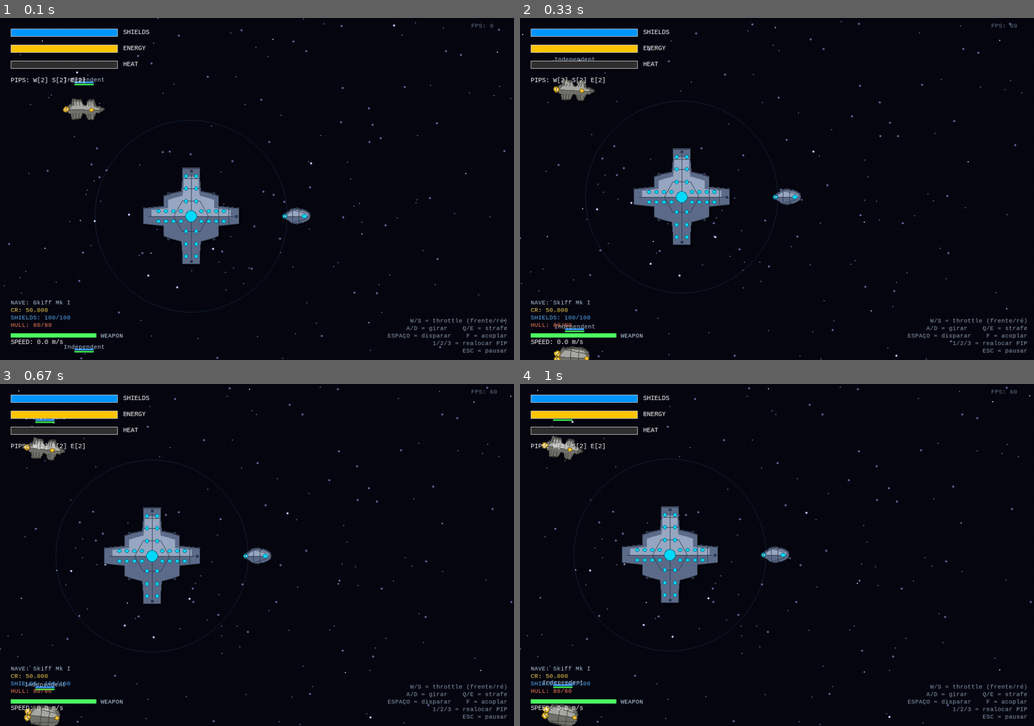
Above: before the commit, frames 1-4 (two rows, left to right).
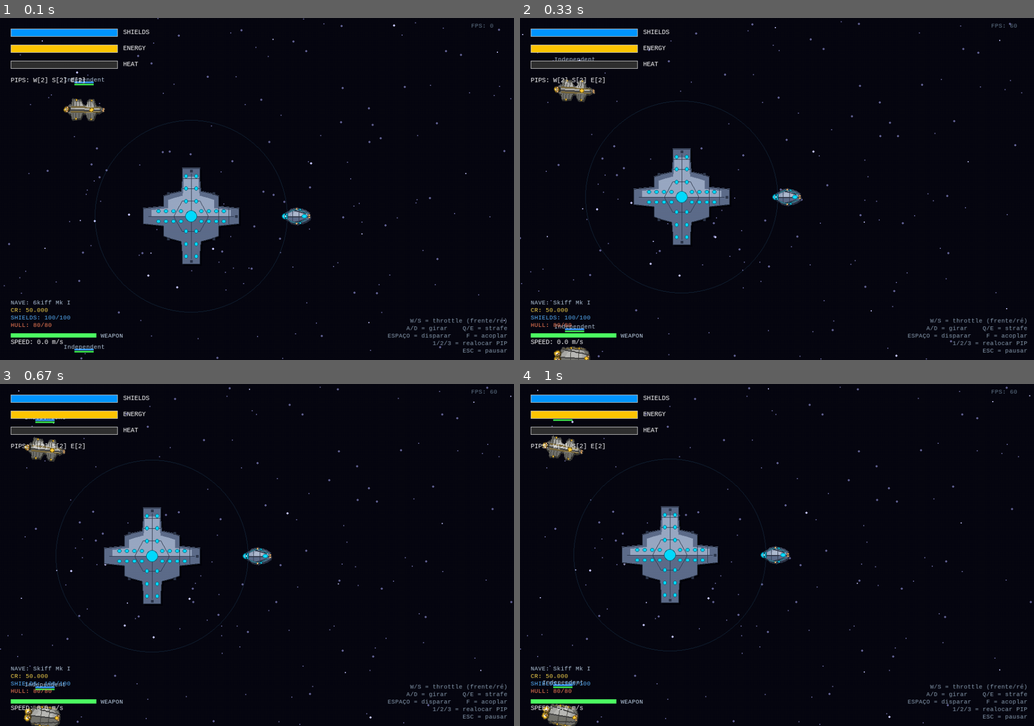
Above: after the commit, the same moments.

Repository: joekentt/Cyberpunk_Space_Game
Game: pygame game, started from main_pygame.py
Two runs of this game, one before a commit and one after it. Both use one fixed random seed, a clock stepped at 60 frames per second and the inputs below.
Inputs:
- Up to frame 1 (0.1 s): no input
- Up to frame 2 (0.33 s): no input
- Up to frame 3 (0.67 s): no input
- Up to frame 4 (1 s): no input

The runs differ from the first frame. In frame 1, 0.2% of the frame differs, in the area x 12-61%, y 23-61%; in frame 2, 0.3%; in frame 3, 0.3%; in frame 4, 0.3%, in the area x 4-53%, y 15-100%.

Commit message:
feat: detalhamento visual das naves (motores, luzes, volume)
Eleva o nível visual dos sprites mantendo as silhuetas e o ADR 002
(naves espaciais, linhas retas, saliências funcionais). Só detalhamento.

Motores com identidade:
- raio ~40% maior + glow em camadas (halo externo/médio + núcleo accent +
  centro quente quase branco)
- bocal visível: trapézio escuro apoiado no casco, abrindo para a traseira
- glow assentado na borda traseira real, com raio estritamente limitado
  para nunca cortar no canvas (validado: 0 pixels na borda em 7 perfis)

Luzes cyberpunk:
- novo campo nav_lights por perfil: pontos emissivos no casco em cor accent
  + cor quente âmbar (WARM_LIGHT), com micro-halo e brilho central
- novo campo accent_stripe: faixa fina emissiva ("tron line") pelo corpo
- panel_lines agora com bisel (sulco escuro + realce claro 1px abaixo)

Profundidade:
- sombra de volume mais marcada + sheen superior extra na faixa do topo

Determinístico por seed; canvas_size e assinatura de generate_ship_sprite
inalterados; campos novos com default seguro via profile.get(...).

Preview ANTES/DEPOIS: tests/test_visual_detailing.py

https://claude.ai/code/session_01HXLDpxuVnvStaXcwKtpf7d

Diff:
--- /dev/null
+++ b/tests/test_visual_detailing.py
@@ -0,0 +1,132 @@
+"""
+Preview ANTES/DEPOIS do detalhamento dos sprites de nave.
+
+Mostra as 4 naves do catálogo (Skiff, Wasp, Albatross, Mule) lado a lado:
+coluna ANTES (PNGs salvos em /tmp/space_rpg_sprites/before/ antes da
+refatoração) vs coluna DEPOIS (geradas ao vivo pelo SpriteGenerator atual).
+
+Foco da revisão: motores com bocal+glow, luzes de navegação, faixa emissiva,
+linhas de painel em bisel e sombreamento de volume.
+"""
+import os
+import sys
+
+sys.path.insert(0, os.path.dirname(os.path.dirname(os.path.abspath(__file__))))
+
+from PIL import Image, ImageDraw, ImageFont
+from visual_engine.sprite_generator import SpriteGenerator
+from visual_engine.palette_manager import PaletteManager
+
+BEFORE_DIR = "/tmp/space_rpg_sprites/before"
+OUT = "/tmp/space_rpg_sprites/_detailing_before_after.png"
+
+SHIPS = [
+    ("starter_skiff", "Small",  "United Humans", "Skiff Mk I"),
+    ("wasp_combat",   "Small",  "Pirates",       "Wasp"),
+    ("albatross_explorer", "Small", "Independent", "Albatross"),
+    ("mule_trader",   "Medium", "Independent",   "Mule"),
+]
+
+DISP = 4  # fator de upscale na exibição
+
+
+def _font(sz, bold=True):
+    name = "DejaVuSans-Bold.ttf" if bold else "DejaVuSans.ttf"
+    try:
+        return ImageFont.truetype(f"/usr/share/fonts/truetype/dejavu/{name}", sz)
+    except Exception:
+        return ImageFont.load_default()
+
+
+def load_before(model_id):
+    """Carrega o PNG 'antes' (salvo em 8x) e retorna no tamanho nativo."""
+    path = os.path.join(BEFORE_DIR, f"{model_id}.png")
+    if not os.path.exists(path):
+        return None
+    img = Image.open(path).convert("RGBA")
+    # foi salvo em 8x NEAREST → volta ao nativo de forma exata
+    return img.resize((img.width // 8, img.height // 8), Image.NEAREST)
+
+
+def gen_after(model_id, klass, faction):
+    pm = PaletteManager()
+    return SpriteGenerator.generate_ship_sprite(
+        klass, pm.get_palette(faction), seed=7, model_id=model_id)
+
+
+def paste_centered(canvas, sprite_native, cell_box, panel_bg):
+    """Desenha um painel e cola o sprite (upscaled) centralizado nele."""
+    x0, y0, x1, y1 = cell_box
+    cd = ImageDraw.Draw(canvas)
+    cd.rectangle(cell_box, fill=panel_bg, outline=(40, 55, 75))
+    if sprite_native is None:
+        cd.text(((x0 + x1) // 2 - 20, (y0 + y1) // 2), "—", fill=(120, 130, 150),
+                font=_font(20))
+        return
+    big = sprite_native.resize(
+        (sprite_native.width * DISP, sprite_native.height * DISP), Image.NEAREST)
+    px = x0 + ((x1 - x0) - big.width) // 2
+    py = y0 + ((y1 - y0) - big.height) // 2
+    canvas.alpha_composite(big, (px, py))
+
+
+def main():
+    os.makedirs("/tmp/space_rpg_sprites", exist_ok=True)
+
+    cell = 80 * DISP + 24          # célula quadrada (cabe o maior: Mule 80px)
+    name_col = 150
+    gap = 16
+    header_h = 90
+    col_w = cell
+    W = name_col + gap + col_w + gap + col_w + gap
+    H = header_h + len(SHIPS) * (cell + gap) + gap
+
+    canvas = Image.new("RGBA", (W, H), (10, 12, 22, 255))
+    draw = ImageDraw.Draw(canvas)
+
+    # grid de fundo
+    for gx in range(0, W, 40):
+        draw.line([(gx, 0), (gx, H)], fill=(16, 19, 30, 255), width=1)
+    for gy in range(0, H, 40):
+        draw.line([(0, gy), (W, gy)], fill=(16, 19, 30, 255), width=1)
+
+    draw.text((gap, 22), "Detalhamento de naves — ANTES / DEPOIS",
+              fill=(0, 220, 255), font=_font(26))
+    draw.text((gap, 56),
+              "motores c/ bocal+glow · luzes de navegação · tron line · bisel de painel · volume",
+              fill=(150, 170, 190), font=_font(12, bold=False))
+
+    # cabeçalhos de coluna
+    col1_x = name_col + gap
+    col2_x = col1_x + col_w + gap
+    draw.text((col1_x + col_w // 2 - 28, header_h - 24), "ANTES",
+              fill=(150, 160, 175), font=_font(16))
+    draw.text((col2_x + col_w // 2 - 32, header_h - 24), "DEPOIS",
+              fill=(80, 230, 160), font=_font(16))
+
+    name_font = _font(15)
+    fac_font = _font(11, bold=False)
+
+    for i, (model_id, klass, faction, name) in enumerate(SHIPS):
+        cy = header_h + i * (cell + gap)
+        # rótulo da nave
+        draw.text((gap, cy + cell // 2 - 16), name, fill=(220, 230, 240),
+                  font=name_font)
+        draw.text((gap, cy + cell // 2 + 4), faction, fill=(130, 150, 170),
+                  font=fac_font)
+
+        before = load_before(model_id)
+        after = gen_after(model_id, klass, faction)
+
+        paste_centered(canvas, before, (col1_x, cy, col1_x + col_w, cy + cell),
+                       (18, 20, 30, 255))
+        paste_centered(canvas, after, (col2_x, cy, col2_x + col_w, cy + cell),
+                       (18, 24, 34, 255))
+
+    canvas.convert("RGB").save(OUT)
+    print(f"Comparativo salvo em: {OUT}")
+    return OUT
+
+
+if __name__ == "__main__":
+    main()
--- a/visual_engine/sprite_generator.py
+++ b/visual_engine/sprite_generator.py
@@ -21,6 +21,10 @@
 from typing import Tuple, List, Dict
 
 RGBA = Tuple[int, int, int, int]
+
+# Cor das luzes de navegação "quentes" (strobe âmbar), usada junto da cor
+# accent da facção. Dá o segundo tom emissivo pedido sem apagar a identidade.
+WARM_LIGHT: RGBA = (255, 190, 110, 255)
 
 
 # --------------------------------------------------------------------------
@@ -75,6 +79,15 @@
             ((-0.05, 0.50), (-0.15, 0.50)),
             ((-0.05, -0.50), (-0.15, -0.50)),
         ],
+        "nav_lights": [
+            (0.70, 0.07, "warm"),     # baliza de proa
+            (0.12, 0.43, "accent"),   # luz de cintura (boreste)
+            (-0.10, 0.47, "warm"),    # ponta do radiador
+            (-0.74, 0.11, "accent"),  # luz traseira
+        ],
+        "accent_stripe": [
+            [(0.55, 0.20), (0.10, 0.40), (-0.20, 0.42), (-0.55, 0.30)],
+        ],
     },
 
     "wasp_combat": {
@@ -141,6 +154,15 @@
             # Paineis nos pods
             ((0.40, 0.48), (0.0, 0.48)),
             ((-0.30, 0.48), (-0.55, 0.48)),
+        ],
+        "nav_lights": [
+            (0.95, 0.07, "warm"),     # base do canhão spinal
+            (0.18, 0.47, "accent"),   # torre do pod frontal
+            (-0.46, 0.49, "accent"),  # torre do pod traseiro
+            (-0.84, 0.15, "warm"),    # baia de motores
+        ],
+        "accent_stripe": [
+            [(0.55, 0.16), (-0.05, 0.16), (-0.30, 0.16), (-0.62, 0.16)],
         ],
     },
 
@@ -195,6 +217,15 @@
             # Linha frontal do array de sensores
             ((0.78, 0.16), (0.78, -0.16)),
         ],
+        "nav_lights": [
+            (0.95, 0.05, "warm"),     # ponta do array de sensores
+            (0.35, 0.46, "accent"),   # antena do painel 1
+            (-0.40, 0.46, "accent"),  # antena do painel 2
+            (-0.85, 0.10, "warm"),    # motor único
+        ],
+        "accent_stripe": [
+            [(0.78, 0.10), (0.10, 0.13), (-0.65, 0.13)],
+        ],
     },
 
     "mule_trader": {
@@ -236,6 +267,15 @@
             ((-0.20, 0.50), (-0.20, -0.50)),
             ((0.65, 0.0), (-0.75, 0.0)),         # quilha
         ],
+        "nav_lights": [
+            (0.70, 0.10, "warm"),     # proa
+            (0.20, 0.47, "accent"),   # topo do contêiner (frente)
+            (-0.20, 0.47, "accent"),  # topo do contêiner (traseira)
+            (-0.80, 0.13, "warm"),    # baia de motores
+        ],
+        "accent_stripe": [
+            [(0.50, 0.45), (0.20, 0.47), (-0.20, 0.47), (-0.55, 0.43)],
+        ],
     },
 
     # ----- Perfis fallback por categoria de tamanho -----
@@ -265,6 +305,14 @@
             ((0.50, 0.10), (0.10, 0.22)),
             ((0.10, 0.22), (-0.05, 0.52)),    # nervura da asa
             ((-0.30, 0.36), (-0.50, 0.20)),
+        ],
+        "nav_lights": [
+            (0.60, 0.06, "warm"),
+            (-0.05, 0.52, "accent"),   # ponta da asa em diamante
+            (-0.55, 0.13, "warm"),
+        ],
+        "accent_stripe": [
+            [(0.45, 0.12), (0.10, 0.20), (-0.05, 0.50)],
         ],
     },
 
@@ -299,6 +347,15 @@
             ((0.40, 0.20), (-0.25, 0.42)),   # diagonal da asa
             ((0.0, 0.0),  (-0.70, 0.0)),     # quilha central
             ((-0.25, 0.42), (-0.25, -0.42)), # mamparo transversal
+        ],
+        "nav_lights": [
+            (0.95, 0.05, "warm"),
+            (0.20, 0.36, "accent"),
+            (-0.45, 0.40, "accent"),
+            (-0.80, 0.11, "warm"),
+        ],
+        "accent_stripe": [
+            [(0.70, 0.08), (0.0, 0.0), (-0.65, 0.0)],
         ],
     },
 
@@ -353,6 +410,16 @@
             ((-0.55, 0.50), (-0.55, -0.50)), # mamparo 4
             ((-0.85, 0.30), (-0.85, -0.30)), # parede da bateria de motores
         ],
+        "nav_lights": [
+            (0.92, 0.06, "warm"),     # ponte de comando
+            (0.55, 0.48, "accent"),   # bloco de carga 1
+            (-0.20, 0.48, "accent"),  # bloco de carga 2
+            (-0.55, 0.48, "accent"),
+            (-0.92, 0.13, "warm"),    # bateria de motores
+        ],
+        "accent_stripe": [
+            [(0.70, 0.46), (0.20, 0.46), (-0.20, 0.46), (-0.55, 0.46)],
+        ],
     },
 }
 
@@ -452,14 +519,16 @@
         inner_full = _mirror_profile(inner_outline)
         inner_px = _profile_to_pixels(inner_full, size, profile["fill_ratio"])
 
-        # ---- Camada 1: sombra (offset diagonal) ----
-        shadow_px = [(x + 2, y + 2) for x, y in outline_px]
-        draw.polygon(shadow_px, fill=(0, 0, 0, 90))
-
-        # ---- Camada 2: casco escuro (silhueta base) ----
-        draw.polygon(outline_px, fill=palette["primary_dark"])
-
-        # ---- Camada 3: casco principal (deslocado 1px pra cima = pseudo-3D) ----
+        # ---- Camada 1: sombra projetada (offset diagonal, leve elevação) ----
+        shadow_px = [(x + 1, y + 2) for x, y in outline_px]
+        draw.polygon(shadow_px, fill=(0, 0, 0, 80))
+
+        # ---- Camada 2: casco escuro (base) — deslocado pra baixo/direita,
+        #      formando uma borda inferior mais escura (volume) ----
+        base_px = [(x + 1, y + 2) for x, y in outline_px]
+        draw.polygon(base_px, fill=palette["primary_dark"])
+
+        # ---- Camada 3: casco principal (deslocado pra cima = pseudo-3D) ----
         hull_px = [(x, y - 1) for x, y in outline_px]
         draw.polygon(hull_px, fill=palette["primary"])
 
@@ -470,10 +539,25 @@
         # inferior com a cor primary de volta:
         SpriteGenerator._fill_lower_half(draw, inner_px, palette["primary"], size)
 
-        # ---- Camada 5: linhas de painel (dithering em segmentos) ----
+        # ---- Camada 4b: sheen superior mais marcado (núcleo claro no topo) ----
+        sheen_outline = SpriteGenerator._scale_profile(wobble, 0.50)
+        sheen_full = _mirror_profile(sheen_outline)
+        sheen_px = [(x, y - 1) for x, y in
+                    _profile_to_pixels(sheen_full, size, profile["fill_ratio"])]
+        draw.polygon(sheen_px, fill=_lighten(palette["primary_light"], 0.20))
+        SpriteGenerator._fill_lower_half(draw, sheen_px, palette["primary"], size)
+
+        # ---- Camada 5: linhas de painel (com bisel claro para profundidade) ----
+        hl = _lighten(palette["primary"], 0.30)
         SpriteGenerator._draw_panel_lines(
             draw, profile["panel_lines"], size, profile["fill_ratio"],
-            palette["primary_dark"], rng
+            palette["primary_dark"], (hl[0], hl[1], hl[2], 90), rng
+        )
+
+        # ---- Camada 5b: faixa emissiva fina ("tron line") ----
+        SpriteGenerator._draw_accent_stripe(
+            draw, profile.get("accent_stripe", []), size,
+            profile["fill_ratio"], palette["accent"]
         )
 
         # ---- Camada 6: hardpoints (pontos escuros nas asas) ----
@@ -488,14 +572,20 @@
             palette["accent"], palette["glow"]
         )
 
-        # ---- Camada 8: motores (glow forte na traseira) ----
+        # ---- Camada 8: motores (bocal + glow forte na traseira) ----
         SpriteGenerator._draw_engines(
             draw, profile["engines"], size, profile["fill_ratio"],
-            palette["accent"], palette["glow"]
+            palette["accent"], palette["glow"], palette["primary_dark"]
         )
 
         # ---- Camada 9: borda escura nítida (contorno final) ----
         SpriteGenerator._draw_outline(draw, outline_px, _darken(palette["primary_dark"], 0.3))
+
+        # ---- Camada 10: luzes de navegação (pontos emissivos no casco) ----
+        SpriteGenerator._draw_nav_lights(
+            draw, profile.get("nav_lights", []), size,
+            profile["fill_ratio"], palette["accent"], WARM_LIGHT
+        )
 
         return img
 
@@ -580,19 +670,28 @@
                           size: int,
                           fill_ratio: float,
                           color: RGBA,
+                          hi_color: RGBA,
                           rng: random.Random):
-        """Desenha linhas de painel sutis no casco (ambos hemisférios)."""
+        """
+        Desenha linhas de painel no casco (ambos hemisférios). Cada linha leva
+        um bisel: o sulco escuro (`color`) e, 1px abaixo, um realce claro
+        translúcido (`hi_color`) — dá a leitura de "chapa montada" com volume.
+        """
+        def _seg(pa, pb):
+            # Realce claro 1px abaixo (parece luz batendo na quina da chapa)
+            draw.line([(pa[0], pa[1] + 1), (pb[0], pb[1] + 1)], fill=hi_color, width=1)
+            # Sulco escuro por cima
+            draw.line([pa, pb], fill=color, width=1)
+
         for (a, b) in lines_norm:
             pa = _profile_to_pixels([a], size, fill_ratio)[0]
             pb = _profile_to_pixels([b], size, fill_ratio)[0]
-            draw.line([pa, pb], fill=color, width=1)
+            _seg(pa, pb)
             # Espelhar para o hemisfério oposto
-            a_mirror = (a[0], -a[1])
-            b_mirror = (b[0], -b[1])
             if abs(a[1]) > 0.001 or abs(b[1]) > 0.001:
-                pa2 = _profile_to_pixels([a_mirror], size, fill_ratio)[0]
-                pb2 = _profile_to_pixels([b_mirror], size, fill_ratio)[0]
-                draw.line([pa2, pb2], fill=color, width=1)
+                pa2 = _profile_to_pixels([(a[0], -a[1])], size, fill_ratio)[0]
+                pb2 = _profile_to_pixels([(b[0], -b[1])], size, fill_ratio)[0]
+                _seg(pa2, pb2)
 
     @staticmethod
     def _draw_hardpoints(draw: ImageDraw.ImageDraw,
@@ -647,31 +746,115 @@
                       size: int,
                       fill_ratio: float,
                       accent: RGBA,
-                      glow: RGBA):
-        """Desenha os motores como círculos com halo emissivo na traseira."""
+                      glow: RGBA,
+                      primary_dark: RGBA):
+        """
+        Desenha cada motor com PRESENÇA: um bocal (housing escuro em trapézio,
+        abrindo para a traseira -X) e um glow em camadas com núcleo quente
+        quase branco e halo na cor accent.
+
+        A nave aponta para +X, então a traseira/escape fica em -X (esquerda).
+        O glow é puxado levemente para fora (-X) para sentar na borda traseira
+        real do casco, e seu raio é limitado para nunca cortar no canvas.
+        """
         center = size / 2
         scale = (size / 2) * fill_ratio
+        nozzle_dark = _darken(primary_dark, 0.35)
+
         for (ex, ey, er) in engines:
             px = center + ex * scale
             py = center - ey * scale
-            rp = max(1, er * scale)
-            # Halo externo (mais transparente)
-            draw.ellipse(
-                [px - rp - 2, py - rp - 2, px + rp + 2, py + rp + 2],
-                fill=glow,
-            )
-            # Halo médio
-            draw.ellipse(
-                [px - rp - 1, py - rp - 1, px + rp + 1, py + rp + 1],
-                fill=(glow[0], glow[1], glow[2], min(255, glow[3] + 60)),
-            )
-            # Núcleo
-            draw.ellipse(
-                [px - rp, py - rp, px + rp, py + rp],
-                fill=accent,
-            )
-            # Centro branco
-            draw.ellipse(
-                [px - rp / 2, py - rp / 2, px + rp / 2, py + rp / 2],
-                fill=_lighten(accent, 0.7),
-            )
+            # Motor maior e mais presente que antes (~+40%).
+            rp = max(2.0, er * scale * 1.4)
+
+            # ---- Bocal (housing): trapézio escuro apoiado no casco, abrindo
+            #      para a traseira. Fica dentro do casco (não corta). ----
+            depth = rp * 1.4          # quanto o bocal entra no corpo (+X)
+            outer_h = rp * 1.15       # meia-altura na boca (traseira)
+            inner_h = rp * 0.62       # meia-altura no fundo (dentro do corpo)
+            nozzle = [
+                (px, py - outer_h),               # boca superior (na borda)
+                (px + depth, py - inner_h),        # fundo superior (no corpo)
+                (px + depth, py + inner_h),        # fundo inferior
+                (px, py + outer_h),               # boca inferior
+            ]
+            draw.polygon(nozzle, fill=nozzle_dark)
+
+            # ---- Glow centrado na borda traseira; raio ESTRITAMENTE limitado
+            #      ao canvas (a faixa faint nunca toca o limite). ----
+            gx = px
+            edge_room = min(gx, py, size - gx, size - py) - 1.0
+            r_out = max(1.5, min(rp * 1.9, edge_room))
+            k = r_out / (rp * 1.9)    # fator de compressão se faltar espaço
+            r_core = rp * k
+            r_hot = r_core * 0.55
+
+            ga = glow[:3]
+            # Halo externo (suave)
+            draw.ellipse([gx - r_out, py - r_out, gx + r_out, py + r_out],
+                         fill=(ga[0], ga[1], ga[2], max(30, glow[3] - 40)))
+            # Halo médio (mais denso)
+            r_mid = r_out * 0.7
+            draw.ellipse([gx - r_mid, py - r_mid, gx + r_mid, py + r_mid],
+                         fill=(ga[0], ga[1], ga[2], min(255, glow[3] + 70)))
+            # Núcleo na cor accent
+            draw.ellipse([gx - r_core, py - r_core, gx + r_core, py + r_core],
+                         fill=accent)
+            # Centro quente quase branco
+            draw.ellipse([gx - r_hot, py - r_hot, gx + r_hot, py + r_hot],
+                         fill=_lighten(accent, 0.85))
+
+    @staticmethod
+    def _draw_accent_stripe(draw: ImageDraw.ImageDraw,
+                            stripes: List[List[Tuple[float, float]]],
+                            size: int,
+                            fill_ratio: float,
+                            accent: RGBA):
+        """
+        Faixa emissiva fina ("tron line") acompanhando o corpo. Desenhada com
+        um glow translúcido largo + um núcleo fino claro. Espelhada para o
+        hemisfério oposto quando sai do eixo central.
+        """
+        a = accent[:3]
+        for poly in stripes:
+            if len(poly) < 2:
+                continue
+            pts = [_profile_to_pixels([p], size, fill_ratio)[0] for p in poly]
+            draw.line(pts, fill=(a[0], a[1], a[2], 70), width=3, joint="curve")
+            draw.line(pts, fill=(_lighten(accent, 0.45)[:3] + (180,)), width=1)
+            # Espelho
+            if any(abs(y) > 0.001 for _, y in poly):
+                mpts = [_profile_to_pixels([(x, -y)], size, fill_ratio)[0]
+                        for x, y in poly]
+                draw.line(mpts, fill=(a[0], a[1], a[2], 70), width=3, joint="curve")
+                draw.line(mpts, fill=(_lighten(accent, 0.45)[:3] + (180,)), width=1)
+
+    @staticmethod
+    def _draw_nav_lights(draw: ImageDraw.ImageDraw,
+                         lights: List[Tuple[float, float, str]],
+                         size: int,
+                         fill_ratio: float,
+                         accent: RGBA,
+                         warm: RGBA):
+        """
+        Luzes de navegação: pequenos pontos emissivos espalhados pelo casco,
+        na cor accent da facção e numa cor "quente" secundária. Cada luz tem
+        um micro-halo + núcleo claro. Espelhadas para os dois hemisférios.
+        """
+        center = size / 2
+        scale = (size / 2) * fill_ratio
+        for (nx, ny, kind) in lights:
+            col = warm if kind == "warm" else accent
+            positions = [(nx, ny)]
+            if abs(ny) > 0.001:
+                positions.append((nx, -ny))
+            for (sx, sy) in positions:
+                px = center + sx * scale
+                py = center - sy * scale
+                # Micro-halo
+                draw.ellipse([px - 1.8, py - 1.8, px + 1.8, py + 1.8],
+                             fill=(col[0], col[1], col[2], 80))
+                # Núcleo
+                draw.ellipse([px - 0.9, py - 0.9, px + 0.9, py + 0.9], fill=col)
+                # Brilho central
+                draw.point((int(round(px)), int(round(py))), fill=_lighten(col, 0.6))
